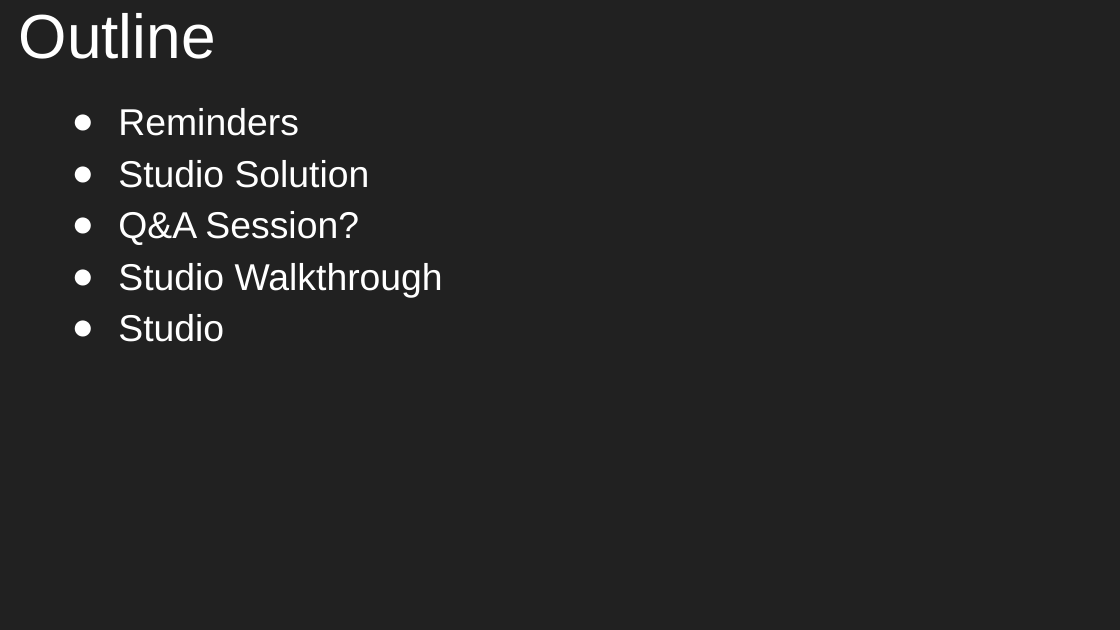
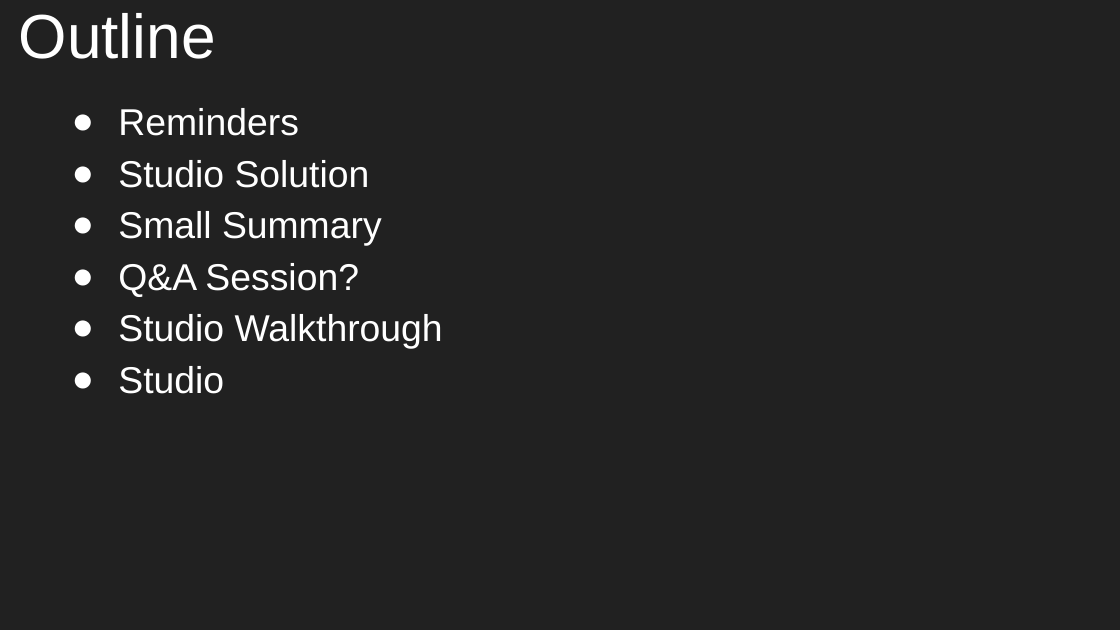
Before and after one commit to aleesham/lc101-unit2, a slide deck: slide 2 of slides/Unit 2 - LC 101 - Class 4.pptx. Drawn at 1120x630 pixels with LibreOffice and Linux fonts; fonts in the diff are those of the drawing. Boxes give left, top, right and bottom in pixels: in the first picture for what was removed or moved away, otherwise in the second. Text is boxed around its words. In the diff, an @@ line names an element or a change of style, - is before the commit and + after.

```diff
--- a/slides/Unit 2 - LC 101 - Class 4.pptx
+++ b/slides/Unit 2 - LC 101 - Class 4.pptx
@@ text at (118, 211, 382, 246): paragraph added @@
+● Small Summary
```
Also in this commit, not shown: 2 slides added, 1 slide removed, 1 other file.
